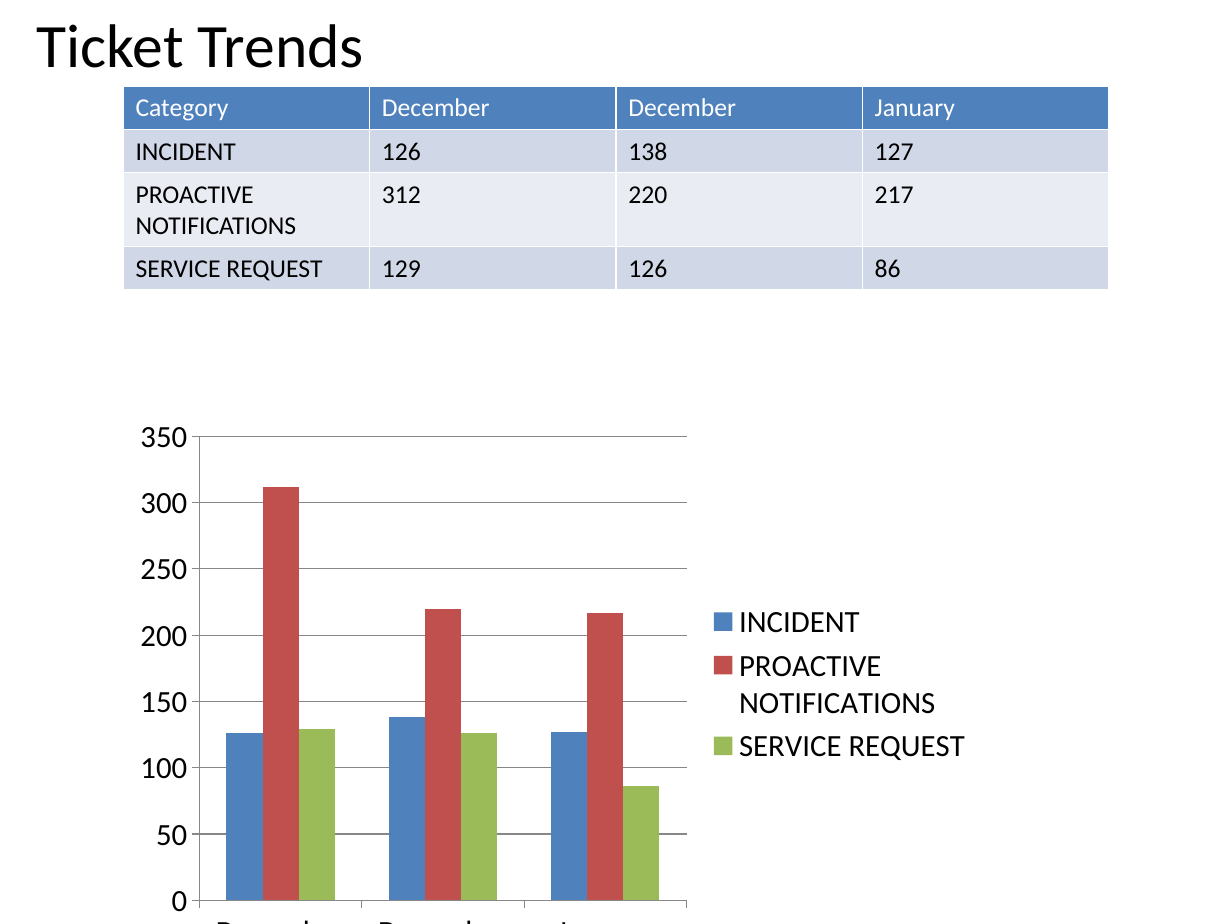
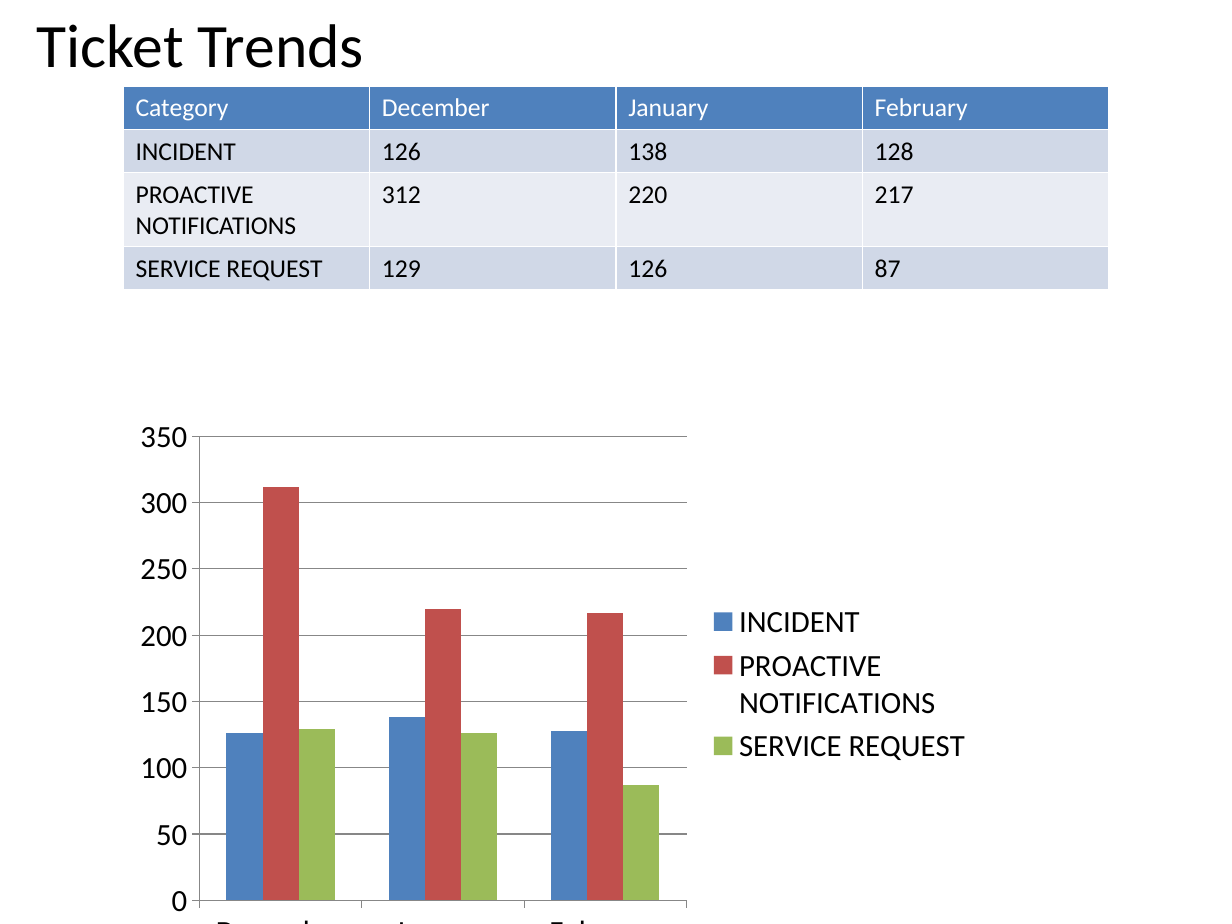
Before and after one commit to LOKESHLOKI07/Otrs_Dashboard, a slide deck: slide 7 of reportsapp/ticket_data.pptx. Drawn at 1232x924 pixels with LibreOffice and Linux fonts; fonts in the diff are those of the drawing. Boxes give left, top, right and bottom in pixels: in the first picture for what was removed or moved away, otherwise in the second. Text is boxed around its words. In the diff, an @@ line names an element or a change of style, - is before the commit and + after.

```diff
--- a/reportsapp/ticket_data.pptx
+++ b/reportsapp/ticket_data.pptx
@@ table at [123,86,1109,285] @@
-row 1, column 3: December
+row 1, column 3: January
-row 1, column 4: January
+row 1, column 4: February
-row 2, column 4: 127
+row 2, column 4: 128
-row 4, column 4: 86
+row 4, column 4: 87
@@ column chart at [123,407,986,924] @@
-categories: December, December, January
+categories: December, January, February
```
Also in this commit, not shown: 5 other slides changed, 16 other files.
